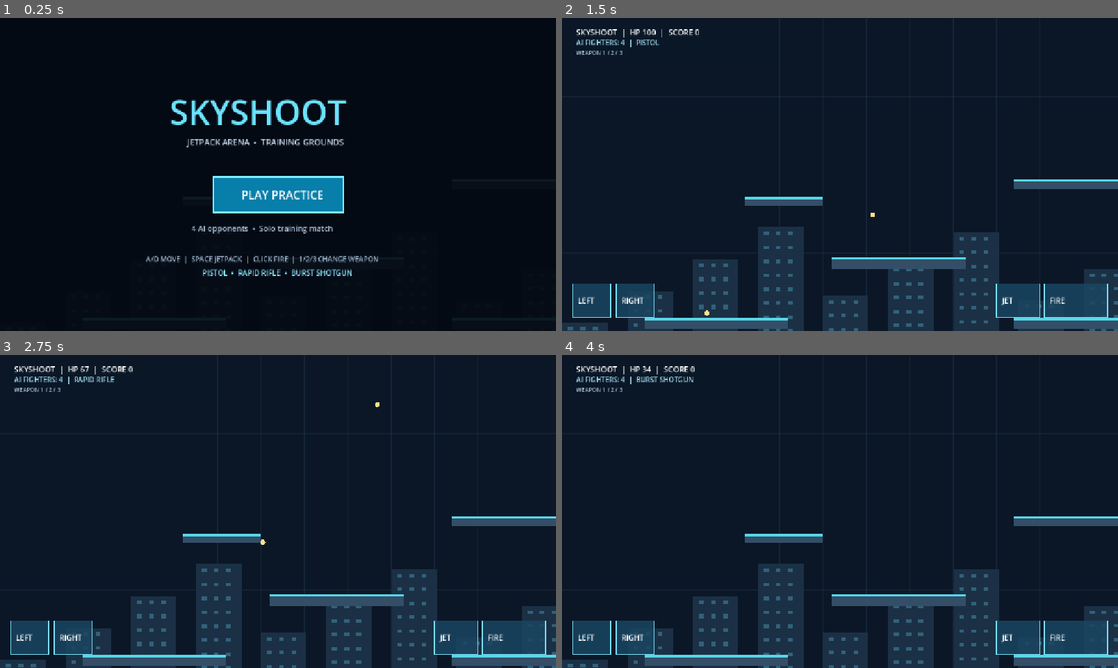
Above: before the commit, frames 1-4 (two rows, left to right).
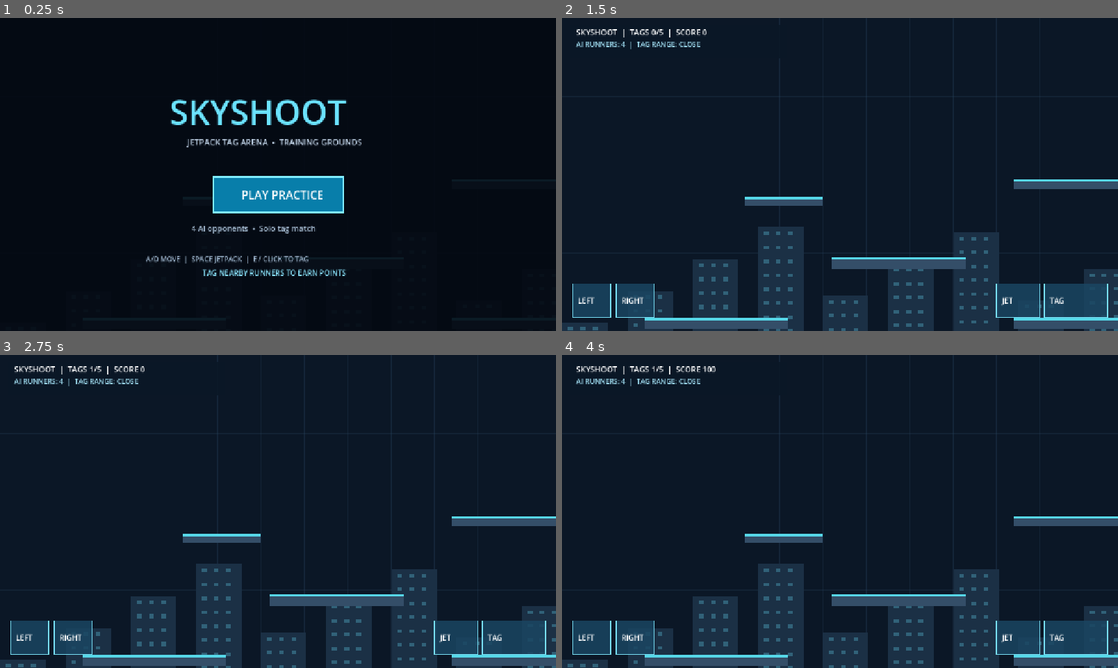
Above: after the commit, the same moments.

Repository: anshtechnophone-debug/Skyshoot
Game: Godot game, scene res://scenes/main.tscn
Same seed, same stepped clock (60 frames per second), same inputs: the game is played once before the commit and once after it.
Inputs (mouse positions are in pixels of both pictures, inside the frame that each line leads up to):
- Up to frame 1 (0.25 s): no input
- Up to frame 2 (1.5 s): tap Enter at 0.5 s; move the mouse to (962, 158) at 0.52 s; hold D 0.53-1.25 s; hold E 0.53-1.25 s; click (962, 158) at 0.67 s; tap Space at 0.77 s; tap R at 0.8 s; drag from (728, 190) to (812, 237) at 1.27 s
- Up to frame 3 (2.75 s): move the mouse to (333, 442) at 2.02 s; hold D from 2.03 s (still down); tap 1 at 2.1 s; click (333, 442) at 2.17 s; tap 2 at 2.3 s
- Up to frame 4 (4 s): release D at 2.75 s; drag from (812, 574) to (673, 464) at 2.77 s; move the mouse to (1006, 558) at 3.52 s; hold A from 3.53 s (still down); hold E from 3.53 s (still down); tap 3 at 3.6 s; click (1006, 558) at 3.67 s; tap Space at 3.77 s

The runs differ from the first frame. In frame 1, 1.2% of the frame differs, in the area x 36-68%, y 38-83%; in frame 2, 0.6%; in frame 3, 0.7%; in frame 4, 0.7%.

Commit message:
Convert Skyshoot to non-weapon jetpack tag arena

Diff:
--- a/scripts/game.gd
+++ b/scripts/game.gd
@@ -4,26 +4,25 @@
 const GRAVITY := 1150.0
 const RUN_SPEED := 330.0
 const JET_FORCE := 1850.0
-const BULLET_SPEED := 820.0
 const BOT_COUNT := 4
-const WEAPONS := [{"name":"PISTOL", "cooldown":0.32, "damage":24.0, "speed":820.0, "pellets":1, "spread":0.02}, {"name":"RAPID RIFLE", "cooldown":0.105, "damage":12.0, "speed":980.0, "pellets":1, "spread":0.045}, {"name":"BURST SHOTGUN", "cooldown":0.72, "damage":9.0, "speed":720.0, "pellets":6, "spread":0.28}]
+const PLAYER_TAG_RANGE := 92.0
+const BOT_TAG_RANGE := 48.0
+const MAX_TAGS := 5
 
 var player: Dictionary
 var bots: Array[Dictionary] = []
-var bullets: Array[Dictionary] = []
 var platforms: Array[Rect2] = []
 var camera_x := 0.0
 var game_started := false
 var game_over := false
 var score := 0
-var last_shot := 0.0
-var weapon_index := 0
+var tags_received := 0
+var tag_cooldown := 0.0
 var match_time := 0.0
 var touch_left := false
 var touch_right := false
 var touch_jet := false
-var touch_fire := false
-var touch_aim := Vector2(1, 0)
+var touch_tag := false
 var screen_size := Vector2(1280, 720)
 var menu_button := Rect2(490, 365, 300, 82)
 
@@ -52,30 +51,30 @@
 	for i in BOT_COUNT:
 		var x: float = [650.0, 1120.0, 1640.0, 2130.0][i]
 		bots.append(_fighter(Vector2(x, 790), true))
-	bullets.clear()
 	score = 0
-	weapon_index = 0
+	tags_received = 0
+	tag_cooldown = 0.0
 	match_time = 0.0
 	game_over = false
 
 func _fighter(pos: Vector2, is_bot: bool) -> Dictionary:
-	return {"pos": pos, "vel": Vector2.ZERO, "hp": 100.0, "bot": is_bot, "cooldown": randf_range(0.4, 1.4), "facing": -1.0 if is_bot else 1.0, "alive": true, "grounded": false}
+	return {
+		"pos": pos, "vel": Vector2.ZERO, "bot": is_bot,
+		"cooldown": randf_range(0.4, 1.4), "facing": -1.0 if is_bot else 1.0,
+		"grounded": false, "stunned": 0.0
+	}
 
 func _process(delta: float) -> void:
-	if not game_started:
-		queue_redraw()
-		return
-	if game_over:
+	if not game_started or game_over:
 		queue_redraw()
 		return
 	match_time += delta
+	tag_cooldown = maxf(0.0, tag_cooldown - delta)
 	_update_player(delta)
 	_update_bots(delta)
-	_update_bullets(delta)
-	if player.hp <= 0:
-		player.hp = 100
-		player.pos = Vector2(130, 790)
-		player.vel = Vector2.ZERO
+	if touch_tag or Input.is_key_pressed(KEY_E):
+		_tag_bot()
+	_update_stuns(delta)
 	camera_x = clampf(player.pos.x - 640, 0, WORLD_SIZE.x - 1280)
 	queue_redraw()
 
@@ -96,100 +95,83 @@
 
 func _update_player(delta: float) -> void:
 	var axis := 0.0
-	if Input.is_key_pressed(KEY_A) or Input.is_key_pressed(KEY_LEFT): axis = -1.0
-	if Input.is_key_pressed(KEY_D) or Input.is_key_pressed(KEY_RIGHT): axis = 1.0
-	if touch_left: axis = -1
-	if touch_right: axis = 1
+	if Input.is_key_pressed(KEY_A) or Input.is_key_pressed(KEY_LEFT):
+		axis = -1.0
+	if Input.is_key_pressed(KEY_D) or Input.is_key_pressed(KEY_RIGHT):
+		axis = 1.0
+	if touch_left:
+		axis = -1.0
+	if touch_right:
+		axis = 1.0
 	if axis != 0:
 		player.facing = signf(axis)
 	player.vel.x = move_toward(player.vel.x, axis * RUN_SPEED, 1500 * delta)
 	if Input.is_key_pressed(KEY_W) or Input.is_key_pressed(KEY_UP) or Input.is_key_pressed(KEY_SPACE) or touch_jet:
 		player.vel.y = maxf(player.vel.y - JET_FORCE * delta, -510)
 	_apply_physics(player, delta)
-	if Input.is_mouse_button_pressed(MOUSE_BUTTON_LEFT) or touch_fire:
-		_shoot_player()
 
 func _update_bots(delta: float) -> void:
 	for bot in bots:
-		if not bot.alive: continue
+		if bot.stunned > 0.0:
+			bot.vel.x = move_toward(bot.vel.x, 0.0, 900.0 * delta)
+			_apply_physics(bot, delta)
+			continue
 		var diff: Vector2 = player.pos - bot.pos
 		var direction := signf(diff.x)
 		bot.facing = direction
-		if absf(diff.x) > 135:
-			bot.vel.x = move_toward(bot.vel.x, direction * 205, 700 * delta)
+		if absf(diff.x) > 58:
+			bot.vel.x = move_toward(bot.vel.x, direction * 205.0, 700.0 * delta)
 		else:
-			bot.vel.x = move_toward(bot.vel.x, 0, 850 * delta)
+			bot.vel.x = move_toward(bot.vel.x, 0.0, 850.0 * delta)
 		if diff.y < -105 and bot.grounded:
-			bot.vel.y = -430
+			bot.vel.y = -430.0
 		_apply_physics(bot, delta)
 		bot.cooldown -= delta
-		if absf(diff.x) < 800 and bot.cooldown <= 0:
-			bot.cooldown = randf_range(0.85, 1.5)
-			_shoot(bot, player.pos, true)
-
-func _shoot_player() -> void:
-	var weapon: Dictionary = WEAPONS[weapon_index]
-	var now := Time.get_ticks_msec() / 1000.0
-	if now - last_shot < float(weapon.cooldown): return
-	last_shot = now
-	var aim := get_global_mouse_position()
-	if touch_fire:
-		aim = player.pos + touch_aim * 500
-	_shoot_player_weapon(aim, weapon)
-
-func _shoot_player_weapon(target: Vector2, weapon: Dictionary) -> void:
-	var base_direction: Vector2 = (target - player.pos).normalized()
-	if base_direction.length() < 0.1: base_direction = Vector2(player.facing, 0)
-	for pellet in range(int(weapon.pellets)):
-		var direction := base_direction.rotated(randf_range(-float(weapon.spread), float(weapon.spread)))
-		bullets.append({"pos": player.pos + Vector2(0, -10), "vel": direction * float(weapon.speed), "enemy": false, "damage": float(weapon.damage), "life": 1.8})
-
-func _shoot(owner: Dictionary, target: Vector2, from_bot: bool) -> void:
-	var direction: Vector2 = (target - owner.pos).normalized()
-	if direction.length() < 0.1: direction = Vector2(owner.facing, 0)
-	bullets.append({"pos": owner.pos + Vector2(0, -10), "vel": direction * BULLET_SPEED, "enemy": from_bot, "damage": 11.0, "life": 1.8})
-
-func _update_bullets(delta: float) -> void:
-	for i in range(bullets.size() - 1, -1, -1):
-		var b: Dictionary = bullets[i]
-		b.pos += b.vel * delta
-		b.life -= delta
-		var hit := false
-		if b.enemy:
-			if b.pos.distance_to(player.pos + Vector2(0, -12)) < 29:
-				player.hp -= float(b.damage)
-				hit = true
-		else:
-			for bot in bots:
-				if bot.alive and b.pos.distance_to(bot.pos + Vector2(0, -12)) < 30:
-					bot.hp -= float(b.damage)
-					hit = true
-					if bot.hp <= 0:
-						bot.alive = false
-						score += 100
-					break
-		if hit or b.life <= 0 or b.pos.x < 0 or b.pos.x > WORLD_SIZE.x or b.pos.y < 0 or b.pos.y > WORLD_SIZE.y:
-			bullets.remove_at(i)
+		if bot.cooldown <= 0.0 and bot.pos.distance_to(player.pos) < BOT_TAG_RANGE:
+			bot.cooldown = 1.8
+			tags_received += 1
+			player.pos = Vector2(130, 790)
+			player.vel = Vector2.ZERO
+			if tags_received >= MAX_TAGS:
+				game_over = true
+
+func _tag_bot() -> void:
+	if tag_cooldown > 0.0:
+		return
+	var nearest: int = -1
+	var nearest_distance := PLAYER_TAG_RANGE
+	for i in range(bots.size()):
+		if bots[i].stunned > 0.0:
+			continue
+		var distance: float = player.pos.distance_to(bots[i].pos)
+		if distance < nearest_distance:
+			nearest_distance = distance
+			nearest = i
+	if nearest >= 0:
+		bots[nearest].stunned = 1.6
+		bots[nearest].vel = Vector2(0, -160)
+		score += 100
+		tag_cooldown = 0.55
+
+func _update_stuns(delta: float) -> void:
+	for bot in bots:
+		bot.stunned = maxf(0.0, bot.stunned - delta)
 
 func _input(event: InputEvent) -> void:
 	if event is InputEventKey and event.pressed:
 		if event.keycode == KEY_ESCAPE:
 			game_started = false
-		elif event.keycode == KEY_1: weapon_index = 0
-		elif event.keycode == KEY_2: weapon_index = 1
-		elif event.keycode == KEY_3: weapon_index = 2
+		elif event.keycode == KEY_R and game_over:
+			_reset_match()
+			game_started = true
 	if event is InputEventMouseButton and event.pressed and event.button_index == MOUSE_BUTTON_LEFT:
 		if not game_started:
 			game_started = true
 			_reset_match()
-		elif event.position.y > 500:
-			touch_fire = true
-	if event is InputEventMouseButton and not event.pressed:
-		touch_fire = false
+		else:
+			_tag_bot()
 	if event is InputEventScreenTouch:
 		_handle_touch(event.position, event.pressed)
-	if event is InputEventScreenDrag:
-		touch_aim = (event.position - Vector2(640, 350)).normalized()
 
 func _handle_touch(pos: Vector2, pressed: bool) -> void:
 	if not game_started:
@@ -205,7 +187,7 @@
 		elif pos.x < screen_size.x * 0.72:
 			touch_jet = pressed
 		else:
-			touch_fire = pressed
+			touch_tag = pressed
 
 func _draw() -> void:
 	draw_rect(Rect2(Vector2.ZERO, screen_size), Color("#0b1726"))
@@ -218,11 +200,13 @@
 	if game_started:
 		_draw_fighter(player, false)
 		for bot in bots:
-			if bot.alive: _draw_fighter(bot, true)
-		for b in bullets:
-			draw_circle(Vector2(b.pos.x - camera_x, b.pos.y), 5 if b.enemy else 6, Color("#ff8b72") if b.enemy else Color("#ffe08a"))
+			_draw_fighter(bot, true)
 		_draw_hud()
 		_draw_touch_hud()
+		if game_over:
+			draw_rect(Rect2(300, 270, 680, 170), Color(0.02, 0.07, 0.12, 0.94))
+			draw_string(ThemeDB.fallback_font, Vector2(455, 335), "MATCH OVER", HORIZONTAL_ALIGNMENT_LEFT, -1, 42, Color("#ffcf78"))
+			draw_string(ThemeDB.fallback_font, Vector2(390, 385), "Press R or tap to play again", HORIZONTAL_ALIGNMENT_LEFT, -1, 22, Color.WHITE)
 	else:
 		_draw_menu()
 
@@ -248,27 +232,28 @@
 
 func _draw_fighter(f: Dictionary, enemy: bool) -> void:
 	var p: Vector2 = f.pos - Vector2(camera_x, 0)
-	var body_color := Color("#ff9f5c") if enemy else Color("#4dc7ff")
+	var body_color := Color("#ffb45c") if enemy else Color("#4dc7ff")
+	if enemy and f.stunned > 0.0:
+		body_color = Color("#7ee6b0")
 	draw_circle(p + Vector2(0, -39), 12, Color("#f3d7c3") if enemy else Color("#e9f7ff"))
 	draw_rect(Rect2(p + Vector2(-15, -29), Vector2(30, 34)), body_color)
 	draw_rect(Rect2(p + Vector2(-13, 3), Vector2(10, 22)), Color("#263b55"))
 	draw_rect(Rect2(p + Vector2(4, 3), Vector2(10, 22)), Color("#263b55"))
-	draw_rect(Rect2(p + Vector2(-20, -54), Vector2(40, 5)), Color("#263447"))
-	draw_rect(Rect2(p + Vector2(-20, -54), Vector2(40 * f.hp / 100.0, 5)), Color("#70e39a") if f.hp > 35 else Color("#ff6b6b"))
+	if enemy and f.stunned > 0.0:
+		draw_arc(p + Vector2(0, -30), 27, 0, TAU, 32, Color("#8fffc0"), 3.0)
 
 func _draw_hud() -> void:
-	draw_rect(Rect2(18, 16, 470, 76), Color(0.04, 0.09, 0.15, 0.88))
-	draw_string(ThemeDB.fallback_font, Vector2(32, 39), "SKYSHOOT  |  HP %d  |  SCORE %d" % [int(player.hp), score], HORIZONTAL_ALIGNMENT_LEFT, -1, 18, Color.WHITE)
-	draw_string(ThemeDB.fallback_font, Vector2(32, 62), "AI FIGHTERS: %d  |  %s" % [_living_bots(), WEAPONS[weapon_index].name], HORIZONTAL_ALIGNMENT_LEFT, -1, 16, Color("#9fdcf0"))
-	draw_string(ThemeDB.fallback_font, Vector2(32, 84), "WEAPON 1 / 2 / 3", HORIZONTAL_ALIGNMENT_LEFT, -1, 13, Color("#a9bfd5"))
-	if _living_bots() == 0:
-		draw_string(ThemeDB.fallback_font, Vector2(450, 120), "TRAINING CLEAR!", HORIZONTAL_ALIGNMENT_LEFT, -1, 32, Color("#78f0c0"))
+	draw_rect(Rect2(18, 16, 500, 76), Color(0.04, 0.09, 0.15, 0.88))
+	draw_string(ThemeDB.fallback_font, Vector2(32, 39), "SKYSHOOT  |  TAGS %d/%d  |  SCORE %d" % [tags_received, MAX_TAGS, score], HORIZONTAL_ALIGNMENT_LEFT, -1, 18, Color.WHITE)
+	draw_string(ThemeDB.fallback_font, Vector2(32, 66), "AI RUNNERS: %d  |  TAG RANGE: CLOSE" % BOT_COUNT, HORIZONTAL_ALIGNMENT_LEFT, -1, 16, Color("#9fdcf0"))
+	if score >= BOT_COUNT * 100:
+		draw_string(ThemeDB.fallback_font, Vector2(450, 120), "ARENA MASTER!", HORIZONTAL_ALIGNMENT_LEFT, -1, 32, Color("#78f0c0"))
 
 func _draw_touch_hud() -> void:
 	_draw_button(Rect2(24, 610, 88, 78), "LEFT")
 	_draw_button(Rect2(124, 610, 88, 78), "RIGHT")
 	_draw_button(Rect2(1000, 610, 100, 78), "JET")
-	_draw_button(Rect2(1110, 610, 145, 78), "FIRE")
+	_draw_button(Rect2(1110, 610, 145, 78), "TAG")
 
 func _draw_button(r: Rect2, label: String) -> void:
 	draw_rect(r, Color(0.1, 0.27, 0.38, 0.86))
@@ -278,16 +263,10 @@
 func _draw_menu() -> void:
 	draw_rect(Rect2(0, 0, 1280, 720), Color(0.015, 0.035, 0.07, 0.91))
 	draw_string(ThemeDB.fallback_font, Vector2(390, 245), "SKYSHOOT", HORIZONTAL_ALIGNMENT_LEFT, -1, 78, Color("#6be3ff"))
-	draw_string(ThemeDB.fallback_font, Vector2(430, 292), "JETPACK ARENA  •  TRAINING GROUNDS", HORIZONTAL_ALIGNMENT_LEFT, -1, 19, Color("#c6d9ed"))
+	draw_string(ThemeDB.fallback_font, Vector2(430, 292), "JETPACK TAG ARENA  •  TRAINING GROUNDS", HORIZONTAL_ALIGNMENT_LEFT, -1, 19, Color("#c6d9ed"))
 	draw_rect(menu_button, Color("#087eaa"))
 	draw_rect(menu_button, Color("#80edff"), false, 3)
 	draw_string(ThemeDB.fallback_font, Vector2(555, 416), "PLAY PRACTICE", HORIZONTAL_ALIGNMENT_LEFT, -1, 26, Color.WHITE)
-	draw_string(ThemeDB.fallback_font, Vector2(440, 490), "4 AI opponents  •  Solo training match", HORIZONTAL_ALIGNMENT_LEFT, -1, 18, Color("#a9bfd5"))
-	draw_string(ThemeDB.fallback_font, Vector2(335, 560), "A/D MOVE  |  SPACE JETPACK  |  CLICK FIRE  |  1/2/3 CHANGE WEAPON", HORIZONTAL_ALIGNMENT_LEFT, -1, 16, Color("#9bb2c9"))
-	draw_string(ThemeDB.fallback_font, Vector2(465, 592), "PISTOL  •  RAPID RIFLE  •  BURST SHOTGUN", HORIZONTAL_ALIGNMENT_LEFT, -1, 17, Color("#8ce7ff"))
-
-func _living_bots() -> int:
-	var count := 0
-	for bot in bots:
-		if bot.alive: count += 1
-	return count
+	draw_string(ThemeDB.fallback_font, Vector2(440, 490), "4 AI opponents  •  Solo tag match", HORIZONTAL_ALIGNMENT_LEFT, -1, 18, Color("#a9bfd5"))
+	draw_string(ThemeDB.fallback_font, Vector2(335, 560), "A/D MOVE  |  SPACE JETPACK  |  E / CLICK TO TAG", HORIZONTAL_ALIGNMENT_LEFT, -1, 16, Color("#9bb2c9"))
+	draw_string(ThemeDB.fallback_font, Vector2(465, 592), "TAG NEARBY RUNNERS TO EARN POINTS", HORIZONTAL_ALIGNMENT_LEFT, -1, 17, Color("#8ce7ff"))
